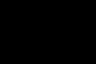
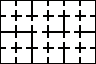
Layers edited between the first and the second 96 × 64 image:
painted on "Layer 2 copy 8" over [31, 6, 74, 42]
hid "Layer 1 copy 6" over [1, 1, 95, 63]
